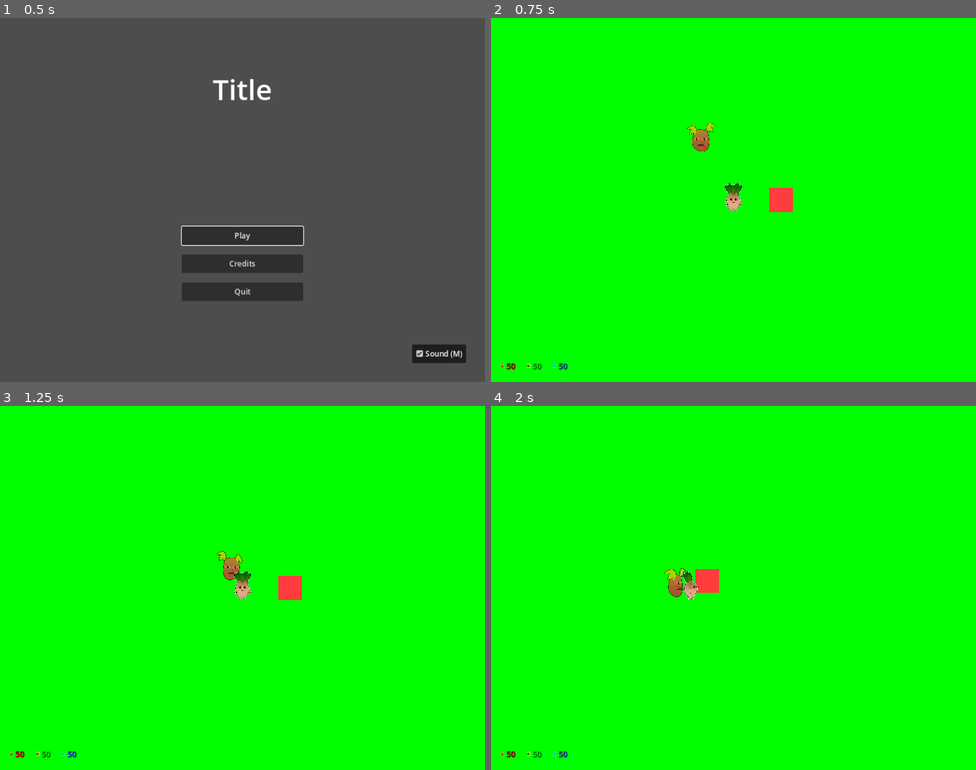
Above: before the commit, frames 1-4 (two rows, left to right).
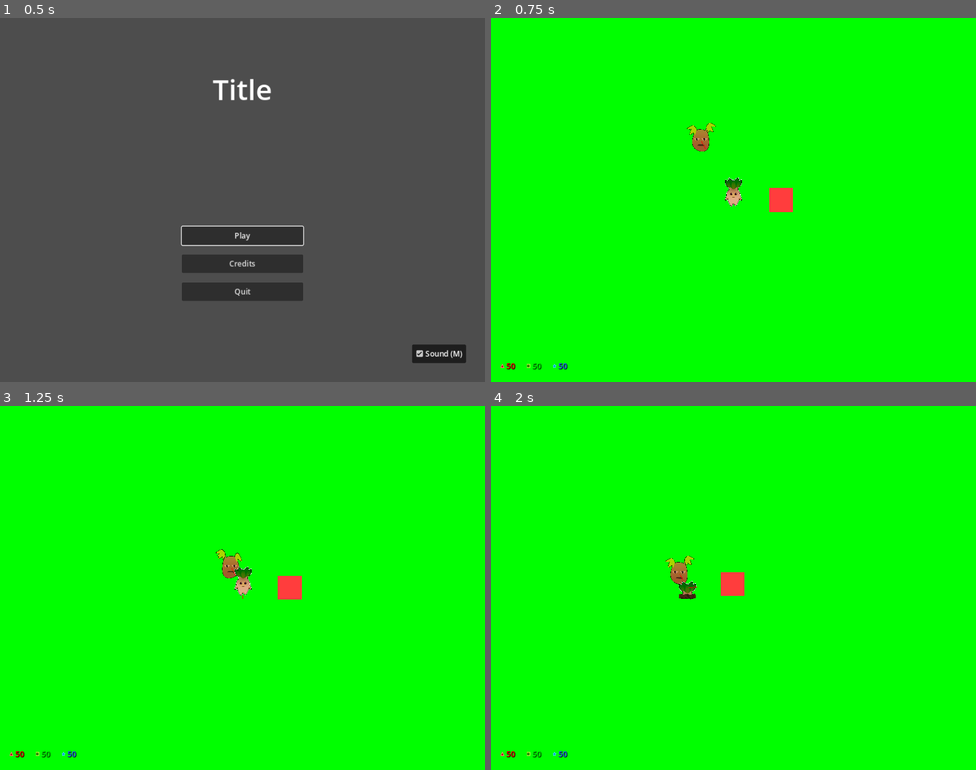
Above: after the commit, the same moments.

Repository: Zereijin/GGJ2023
Game: Godot game, scene res://main_menu/main_menu.tscn
The game is run twice, just before and just after one commit, with the same random seed, the same clock (stepped at 60 frames per second) and the same inputs.
Inputs (mouse positions are in pixels of both pictures, inside the frame that each line leads up to):
- Up to frame 1 (0.5 s): no input
- Up to frame 2 (0.75 s): click "Play" at 0.5 s
- Up to frame 3 (1.25 s): no input
- Up to frame 4 (2 s): move the mouse to (840, 569) at 1.27 s; press the mouse at (840, 569) at 1.28 s; hold D (right) from 1.28 s (still down)

Frame 1 is identical in both runs. In frame 2, 0.2% of the frame differs, in the area x 48-52%, y 43-54%; in frame 3, 0.3%; in frame 4, 1.2%, in the area x 35-53%, y 41-54%.

Commit message:
Implement burrowing

Diff:
--- a/game/player/player.gd
+++ b/game/player/player.gd
@@ -59,6 +59,9 @@
 @export var g_resources: int = 50
 @export var b_resources: int = 50
 
+## Whether the player is currently burrowed
+var burrowed := false
+
 ## Whether the mouse pointer was moved recently, where “recently” means more recently than the last
 ## time the aiming joystick was deflected above its dead zone
 var _mouse_recent := true
@@ -66,6 +69,10 @@
 ## The player’s gun
 @onready
 var gun := $Gun
+
+# The burrowing animator.
+@onready
+var burrower := $Burrower
 
 
 func _ready() -> void:
@@ -88,8 +95,15 @@
 
 
 func _unhandled_input(event: InputEvent) -> void:
-	# Handle movement
+	# Handle burrowing
+	if event.is_action_pressed("burrow"):
+		if burrower.get_queue().size() == 0:
+			burrowed = not burrowed
+			burrower.queue(&"burrow" if burrowed else &"unburrow")
+
+	# Handle movement, only if not burrowed or burrowing
 	constant_force = Input.get_vector("left", "right", "up", "down") * force_multiplier
+	freeze = burrowed or burrower.is_playing()
 
 	# Handle aiming
 	var mouse := event as InputEventMouseMotion
--- a/game/player/player.tscn
+++ b/game/player/player.tscn
@@ -12,6 +12,8 @@
 [ext_resource type="Texture2D" uid="uid://qo23p7jboobt" path="res://game/player/sprites/mandragora_east2.png" id="8_0u8xp"]
 [ext_resource type="Texture2D" uid="uid://c4ox3ao58tx8h" path="res://game/player/sprites/mandragora_north1.png" id="9_kya83"]
 [ext_resource type="Texture2D" uid="uid://bevit5i00frxx" path="res://game/player/sprites/mandragora_north2.png" id="10_ypl3p"]
+[ext_resource type="Texture2D" uid="uid://d8mikm48bvyv" path="res://game/player/sprites/mandragora_dive.png" id="11_phebd"]
+[ext_resource type="Texture2D" uid="uid://derhq0leghc0j" path="res://game/player/sprites/burrow_dirt.png" id="12_u6f7m"]
 
 [sub_resource type="SpriteFrames" id="SpriteFrames_felws"]
 animations = [{
@@ -60,9 +62,216 @@
 "speed": 5.0
 }]
 
+[sub_resource type="Gradient" id="Gradient_fvis4"]
+interpolation_mode = 1
+offsets = PackedFloat32Array(0)
+colors = PackedColorArray(0, 0, 0, 1)
+
+[sub_resource type="GradientTexture1D" id="GradientTexture1D_dm677"]
+gradient = SubResource("Gradient_fvis4")
+width = 1
+
 [sub_resource type="CapsuleShape2D" id="CapsuleShape2D_2658m"]
 radius = 12.0
 height = 45.0
+
+[sub_resource type="Animation" id="Animation_xq2nh"]
+resource_name = "burrow"
+length = 0.5
+tracks/0/type = "value"
+tracks/0/imported = false
+tracks/0/enabled = true
+tracks/0/path = NodePath("Sprite:visible")
+tracks/0/interp = 0
+tracks/0/loop_wrap = false
+tracks/0/keys = {
+"times": PackedFloat32Array(0),
+"transitions": PackedFloat32Array(1),
+"update": 1,
+"values": [false]
+}
+tracks/1/type = "value"
+tracks/1/imported = false
+tracks/1/enabled = true
+tracks/1/path = NodePath("Burrow:visible")
+tracks/1/interp = 0
+tracks/1/loop_wrap = false
+tracks/1/keys = {
+"times": PackedFloat32Array(0),
+"transitions": PackedFloat32Array(1),
+"update": 1,
+"values": [true]
+}
+tracks/2/type = "value"
+tracks/2/imported = false
+tracks/2/enabled = true
+tracks/2/path = NodePath("Burrow/BurrowClip/BurrowBody:offset")
+tracks/2/interp = 1
+tracks/2/loop_wrap = true
+tracks/2/keys = {
+"times": PackedFloat32Array(0, 0.5),
+"transitions": PackedFloat32Array(1, 1),
+"update": 0,
+"values": [Vector2(0, -170), Vector2(0, 160)]
+}
+tracks/3/type = "value"
+tracks/3/imported = false
+tracks/3/enabled = true
+tracks/3/path = NodePath("CollisionShape:shape:height")
+tracks/3/interp = 1
+tracks/3/loop_wrap = true
+tracks/3/keys = {
+"times": PackedFloat32Array(0, 0.5),
+"transitions": PackedFloat32Array(1, 1),
+"update": 0,
+"values": [45.0, 30.0]
+}
+tracks/4/type = "value"
+tracks/4/imported = false
+tracks/4/enabled = true
+tracks/4/path = NodePath("CollisionShape:position")
+tracks/4/interp = 1
+tracks/4/loop_wrap = true
+tracks/4/keys = {
+"times": PackedFloat32Array(0, 0.5),
+"transitions": PackedFloat32Array(1, 1),
+"update": 0,
+"values": [Vector2(0, -10), Vector2(0, 5)]
+}
+
+[sub_resource type="Animation" id="Animation_enbon"]
+length = 0.001
+tracks/0/type = "value"
+tracks/0/imported = false
+tracks/0/enabled = true
+tracks/0/path = NodePath("Sprite:visible")
+tracks/0/interp = 1
+tracks/0/loop_wrap = true
+tracks/0/keys = {
+"times": PackedFloat32Array(0),
+"transitions": PackedFloat32Array(1),
+"update": 0,
+"values": [true]
+}
+tracks/1/type = "value"
+tracks/1/imported = false
+tracks/1/enabled = true
+tracks/1/path = NodePath("CollisionShape:shape:height")
+tracks/1/interp = 1
+tracks/1/loop_wrap = true
+tracks/1/keys = {
+"times": PackedFloat32Array(0),
+"transitions": PackedFloat32Array(1),
+"update": 0,
+"values": [45.0]
+}
+tracks/2/type = "value"
+tracks/2/imported = false
+tracks/2/enabled = true
+tracks/2/path = NodePath("Burrow/BurrowClip/BurrowBody:offset")
+tracks/2/interp = 1
+tracks/2/loop_wrap = true
+tracks/2/keys = {
+"times": PackedFloat32Array(0),
+"transitions": PackedFloat32Array(1),
+"update": 0,
+"values": [Vector2(0, -170)]
+}
+tracks/3/type = "value"
+tracks/3/imported = false
+tracks/3/enabled = true
+tracks/3/path = NodePath("Burrow:visible")
+tracks/3/interp = 1
+tracks/3/loop_wrap = true
+tracks/3/keys = {
+"times": PackedFloat32Array(0),
+"transitions": PackedFloat32Array(1),
+"update": 0,
+"values": [false]
+}
+tracks/4/type = "value"
+tracks/4/imported = false
+tracks/4/enabled = true
+tracks/4/path = NodePath("CollisionShape:position")
+tracks/4/interp = 1
+tracks/4/loop_wrap = true
+tracks/4/keys = {
+"times": PackedFloat32Array(0),
+"transitions": PackedFloat32Array(1),
+"update": 0,
+"values": [Vector2(0, -10)]
+}
+
+[sub_resource type="Animation" id="Animation_kf7l3"]
+resource_name = "unburrow"
+length = 0.5
+tracks/0/type = "value"
+tracks/0/imported = false
+tracks/0/enabled = true
+tracks/0/path = NodePath("Sprite:visible")
+tracks/0/interp = 0
+tracks/0/loop_wrap = false
+tracks/0/keys = {
+"times": PackedFloat32Array(0, 0.5),
+"transitions": PackedFloat32Array(1, 1),
+"update": 1,
+"values": [false, true]
+}
+tracks/1/type = "value"
+tracks/1/imported = false
+tracks/1/enabled = true
+tracks/1/path = NodePath("Burrow:visible")
+tracks/1/interp = 0
+tracks/1/loop_wrap = false
+tracks/1/keys = {
+"times": PackedFloat32Array(0, 0.5),
+"transitions": PackedFloat32Array(1, 1),
+"update": 1,
+"values": [true, false]
+}
+tracks/2/type = "value"
+tracks/2/imported = false
+tracks/2/enabled = true
+tracks/2/path = NodePath("Burrow/BurrowClip/BurrowBody:offset")
+tracks/2/interp = 1
+tracks/2/loop_wrap = true
+tracks/2/keys = {
+"times": PackedFloat32Array(0, 0.5),
+"transitions": PackedFloat32Array(1, 1),
+"update": 0,
+"values": [Vector2(0, 160), Vector2(0, -170)]
+}
+tracks/3/type = "value"
+tracks/3/imported = false
+tracks/3/enabled = true
+tracks/3/path = NodePath("CollisionShape:shape:height")
+tracks/3/interp = 1
+tracks/3/loop_wrap = true
+tracks/3/keys = {
+"times": PackedFloat32Array(0, 0.5),
+"transitions": PackedFloat32Array(1, 1),
+"update": 0,
+"values": [30.0, 45.0]
+}
+tracks/4/type = "value"
+tracks/4/imported = false
+tracks/4/enabled = true
+tracks/4/path = NodePath("CollisionShape:position")
+tracks/4/interp = 1
+tracks/4/loop_wrap = true
+tracks/4/keys = {
+"times": PackedFloat32Array(0, 0.5),
+"transitions": PackedFloat32Array(1, 1),
+"update": 0,
+"values": [Vector2(0, 5), Vector2(0, -10)]
+}
+
+[sub_resource type="AnimationLibrary" id="AnimationLibrary_g8t0n"]
+_data = {
+"RESET": SubResource("Animation_enbon"),
+"burrow": SubResource("Animation_xq2nh"),
+"unburrow": SubResource("Animation_kf7l3")
+}
 
 [node name="Player" instance=ExtResource("1_5nkbc")]
 collision_layer = 1
@@ -91,15 +300,40 @@
 [node name="Sprite" parent="." index="0"]
 sprite_frames = SubResource("SpriteFrames_felws")
 animation = &"down"
-offset = Vector2(0, -60)
-
-[node name="Gun" parent="." index="1"]
+offset = Vector2(0, -170)
+
+[node name="Burrow" type="Node2D" parent="." index="1"]
+visible = false
+
+[node name="BurrowClip" type="Sprite2D" parent="Burrow" index="0"]
+clip_children = 1
+scale = Vector2(50, 100)
+texture = SubResource("GradientTexture1D_dm677")
+offset = Vector2(0, -0.3)
+
+[node name="BurrowBody" type="Sprite2D" parent="Burrow/BurrowClip" index="0"]
+scale = Vector2(0.002, 0.001)
+texture = ExtResource("11_phebd")
+offset = Vector2(0, -170)
+
+[node name="BurrowDirt" type="Sprite2D" parent="Burrow" index="1"]
+scale = Vector2(0.1, 0.1)
+texture = ExtResource("12_u6f7m")
+offset = Vector2(0, -40)
+
+[node name="Gun" parent="." index="2"]
 projectile = ExtResource("5_excqi")
 
-[node name="CollisionShape" parent="." index="2"]
+[node name="CollisionShape" parent="." index="3"]
+position = Vector2(0, -10)
 shape = SubResource("CapsuleShape2D_2658m")
 
-[node name="Camera" type="Camera2D" parent="." index="3"]
+[node name="Camera" type="Camera2D" parent="." index="4"]
 position_smoothing_enabled = true
 script = ExtResource("3_64l3u")
 lookahead = 100.0
+
+[node name="Burrower" type="AnimationPlayer" parent="." index="6"]
+libraries = {
+"": SubResource("AnimationLibrary_g8t0n")
+}
Not shown: 1 places in game/player/player.tscn that only renumber resources
